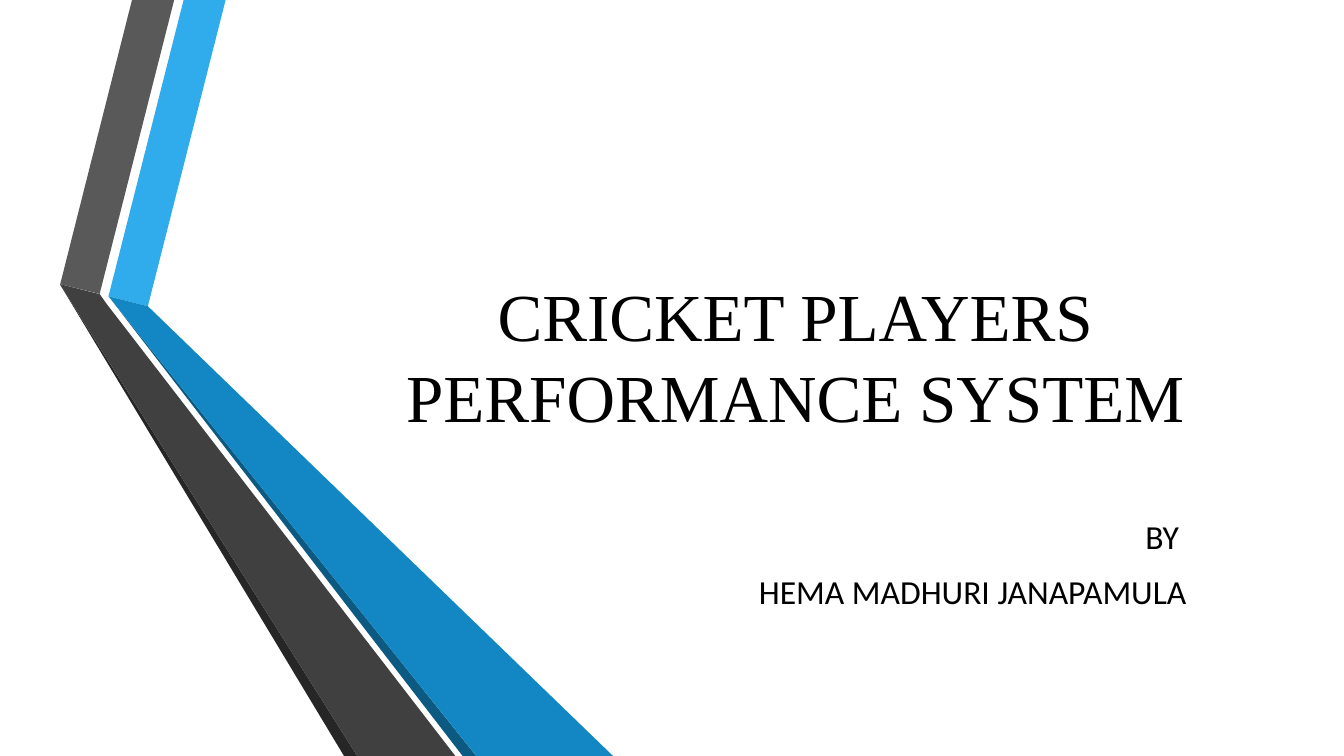
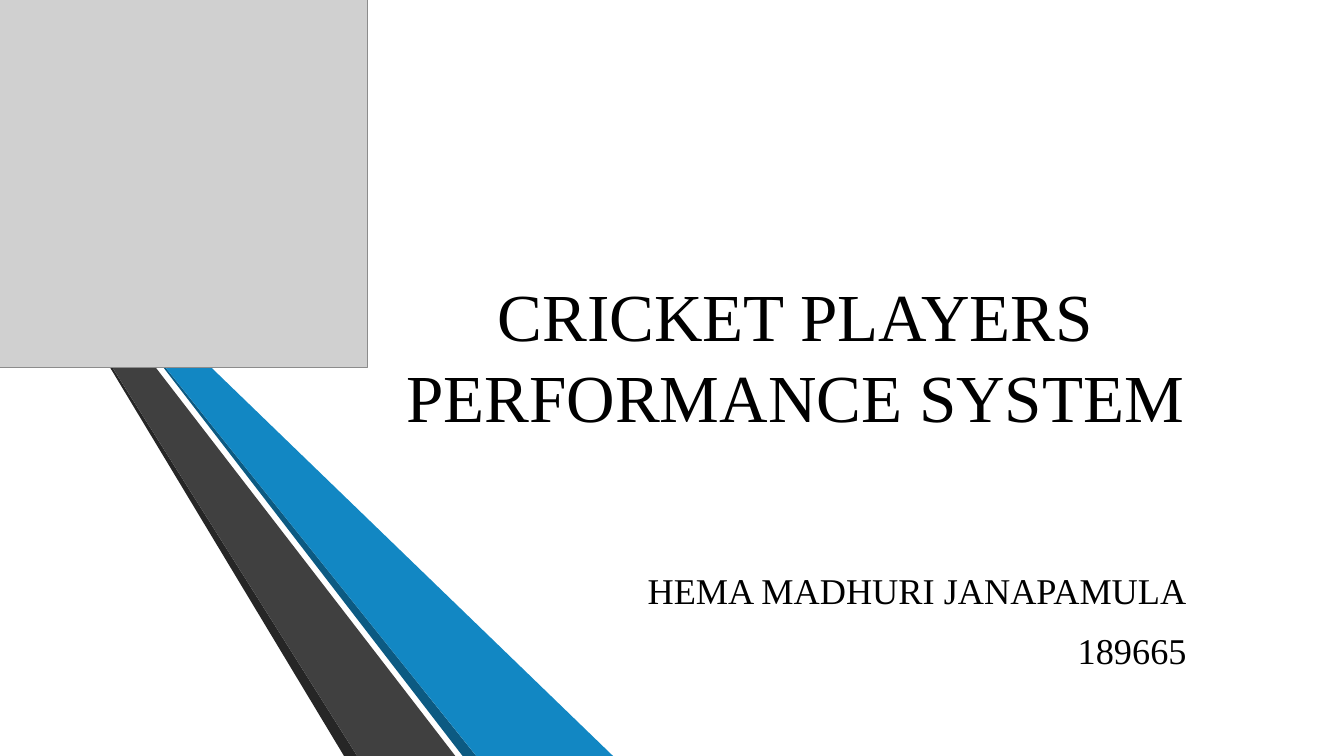
Before and after one commit to hemamadhuri98/test_fact, a slide deck: slide 1 of Cricket Players Performance System.pptx. Drawn at 1344x756 pixels with LibreOffice and Linux fonts; fonts in the diff are those of the drawing; grey boxes stand for pictures; background and template pictures are left out. Boxes give left, top, right and bottom in pixels: in the first picture for what was removed or moved away, otherwise in the second. Text is boxed around its words. In the diff, an @@ line names an element or a change of style, - is before the commit and + after.

```diff
--- a/Cricket Players Performance System.pptx
+++ b/Cricket Players Performance System.pptx
@@ picture added at <box>0,0,368,368</box> @@
@@ subtitle at <box>1145,527,1179,549</box>: paragraph removed @@
-BY
@@ subtitle at <box>648,580,1186,605</box>: size 24 to 25.9 pt, font Calibri to Times New Roman in "HEMA MADHURI JANAPAMULA" @@
@@ subtitle at <box>1078,640,1187,665</box>: paragraph added @@
+189665
```
Also in this commit, not shown: 16 slides added.
